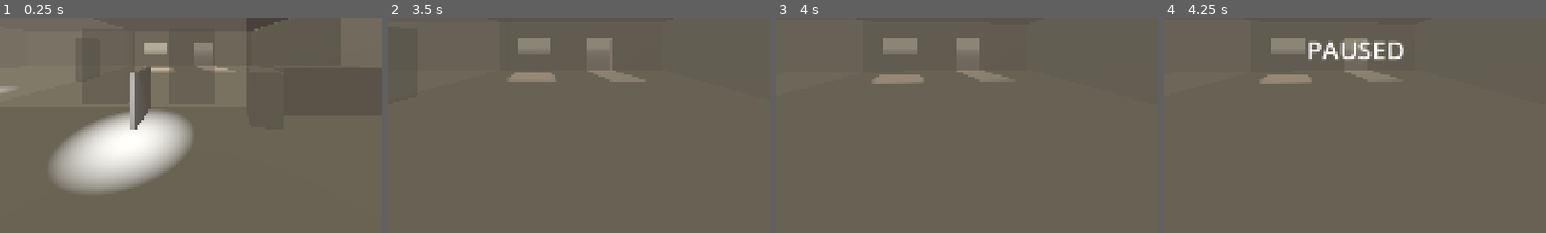
Above: before the commit, frames 1-4 (left to right).
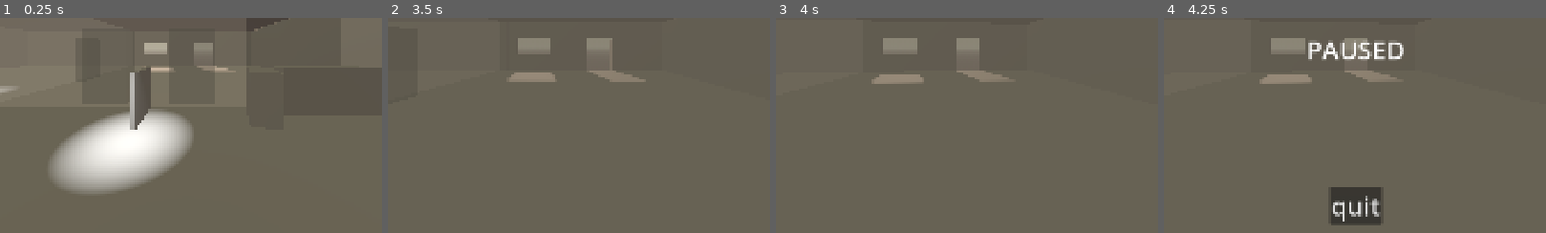
Above: after the commit, the same moments.

Repository: Sunday-Studio-Team/cafe
Game: Godot game, scene res://main.tscn
Same seed, same stepped clock (60 frames per second), same inputs: the game is played once before the commit and once after it.
Inputs (mouse positions are % of the whole screen's width and height, from its top left):
- Up to frame 1 (0.25 s): no input
- Up to frame 2 (3.5 s): move the mouse to (55, 50) at 0.52 s; hold E (interact) 0.53-1.28 s; hold W (move_forward) from 0.53 s (still down); move the mouse to (45, 50) at 1.27 s; tap Shift (sprint) at 1.35 s; move the mouse to (52, 48) at 2.02 s; tap I at 2.1 s; move the mouse to (49, 52) at 2.77 s; tap E (interact) at 2.85 s
- Up to frame 3 (4 s): keep holding W (move_forward); tap Enter at 3.5 s; move the mouse to (57, 51) at 3.52 s; hold Shift (sprint) from 3.53 s (still down)
- Up to frame 4 (4.25 s): keep holding W (move_forward); keep holding Shift (sprint); tap Escape (pause) at 4.15 s
The pictures show only the part of the screen within x 25-75%, y 43-93%; the shares and areas given below are measured in that part.

Frames 1-3 are identical in both runs. In frame 4, 2.2% of the frame differs, in the area x 43-57%, y 78-97%.

Commit message:
add quit button
since builds load in fullscreen now so players cant x out

Diff:
--- a/godot/main.tscn
+++ b/godot/main.tscn
@@ -6,12 +6,12 @@
 [ext_resource type="PackedScene" uid="uid://c01lyg34g6sxd" path="res://player.tscn" id="4_1bvp3"]
 [ext_resource type="PackedScene" uid="uid://dm7kt8nyip6tb" path="res://window.tscn" id="4_272bh"]
 [ext_resource type="Script" uid="uid://mf7n2lw6ea0i" path="res://ui.gd" id="5_lquwl"]
-[ext_resource type="Script" uid="uid://d26vdt6uji0gm" path="res://pause_menu.gd" id="6_7mycd"]
 [ext_resource type="AudioStream" uid="uid://b81yrkbyintns" path="res://audio/money.wav" id="7_5vw27"]
 [ext_resource type="Texture2D" uid="uid://bieg4r5p475q3" path="res://sprites/cctv.png" id="7_ycdy4"]
 [ext_resource type="AudioStream" uid="uid://dwjqoo54k3ixw" path="res://audio/points_gain.wav" id="8_4c57u"]
 [ext_resource type="Script" uid="uid://dpxjdxm2r1gkd" path="res://minigames/minigame_controller.gd" id="10_4c57u"]
 [ext_resource type="PackedScene" uid="uid://b44y3xlpccms3" path="res://minigames/colors/colors_minigame.tscn" id="11_efxa6"]
+[ext_resource type="PackedScene" uid="uid://dltayqwtj31d1" path="res://pause_menu.tscn" id="11_ycdy4"]
 [ext_resource type="PackedScene" uid="uid://ctyf8qliv65c4" path="res://security_cam.tscn" id="12_dg77c"]
 
 [sub_resource type="ProceduralSkyMaterial" id="ProceduralSkyMaterial_ig7tw"]
@@ -394,24 +394,8 @@
 stream = SubResource("AudioStreamWAV_kek77")
 volume_db = -5.0
 
-[node name="PauseMenu" type="CanvasLayer" parent="." unique_id=359855339]
-process_mode = 3
+[node name="PauseMenu" parent="." unique_id=1507952631 instance=ExtResource("11_ycdy4")]
 visible = false
-script = ExtResource("6_7mycd")
-
-[node name="MarginContainer" type="MarginContainer" parent="PauseMenu" unique_id=1189096436]
-anchors_preset = 15
-anchor_right = 1.0
-anchor_bottom = 1.0
-grow_horizontal = 2
-grow_vertical = 2
-
-[node name="Label" type="Label" parent="PauseMenu/MarginContainer" unique_id=2024104815]
-layout_mode = 2
-size_flags_horizontal = 4
-theme_override_font_sizes/font_size = 64
-text = "PAUSED"
-horizontal_alignment = 1
 
 [node name="MinigameController" type="CanvasLayer" parent="." unique_id=305291737 node_paths=PackedStringArray("sub_viewport")]
 visible = false
--- a/godot/pause_menu.gd
+++ b/godot/pause_menu.gd
@@ -1,4 +1,10 @@
 extends CanvasLayer
+
+@export var quit_button: Button
+
+
+func _ready() -> void:
+	quit_button.pressed.connect(func(): get_tree().quit())
 
 
 func _physics_process(_delta: float) -> void:
--- /dev/null
+++ b/godot/pause_menu.tscn
@@ -0,0 +1,33 @@
+[gd_scene format=3 uid="uid://dltayqwtj31d1"]
+
+[ext_resource type="Script" uid="uid://d26vdt6uji0gm" path="res://pause_menu.gd" id="1_hdmo1"]
+
+[node name="PauseMenu" type="CanvasLayer" unique_id=1507952631 node_paths=PackedStringArray("quit_button")]
+process_mode = 3
+script = ExtResource("1_hdmo1")
+quit_button = NodePath("MarginContainer/Quit")
+
+[node name="MarginContainer" type="MarginContainer" parent="." unique_id=1420740072]
+anchors_preset = 15
+anchor_right = 1.0
+anchor_bottom = 1.0
+grow_horizontal = 2
+grow_vertical = 2
+theme_override_constants/margin_left = 200
+theme_override_constants/margin_top = 100
+theme_override_constants/margin_right = 200
+theme_override_constants/margin_bottom = 100
+
+[node name="Label" type="Label" parent="MarginContainer" unique_id=1228985395]
+layout_mode = 2
+size_flags_horizontal = 4
+theme_override_font_sizes/font_size = 64
+text = "PAUSED"
+horizontal_alignment = 1
+
+[node name="Quit" type="Button" parent="MarginContainer" unique_id=167199433]
+layout_mode = 2
+size_flags_horizontal = 4
+size_flags_vertical = 8
+theme_override_font_sizes/font_size = 64
+text = "quit"
